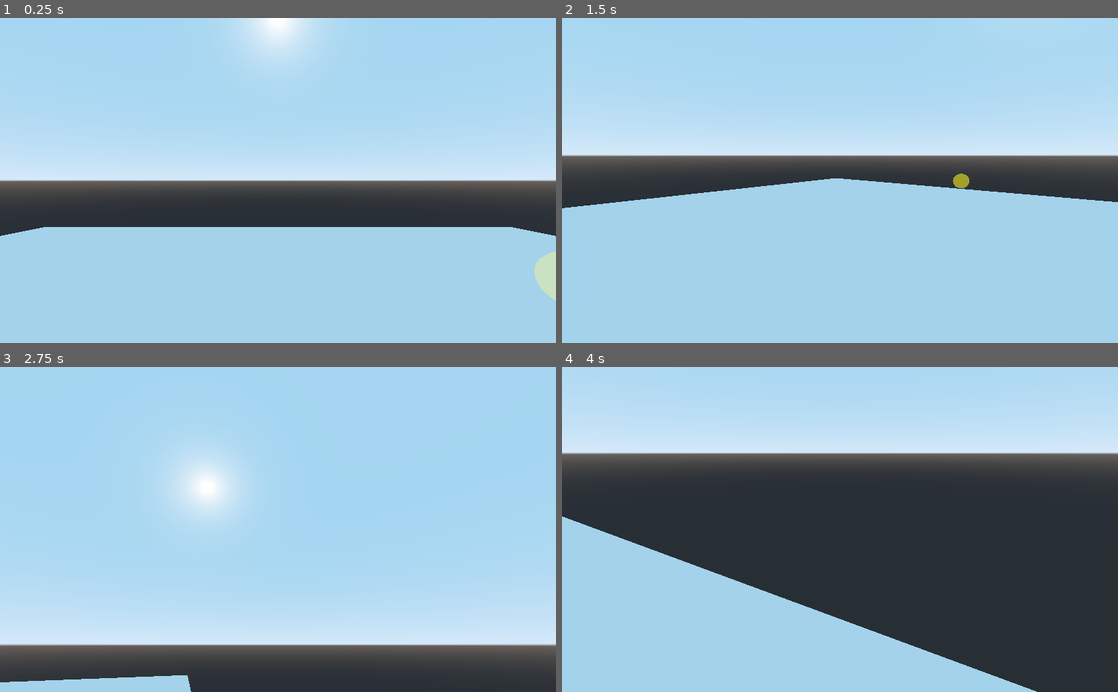
Above: before the commit, frames 1-4 (two rows, left to right).
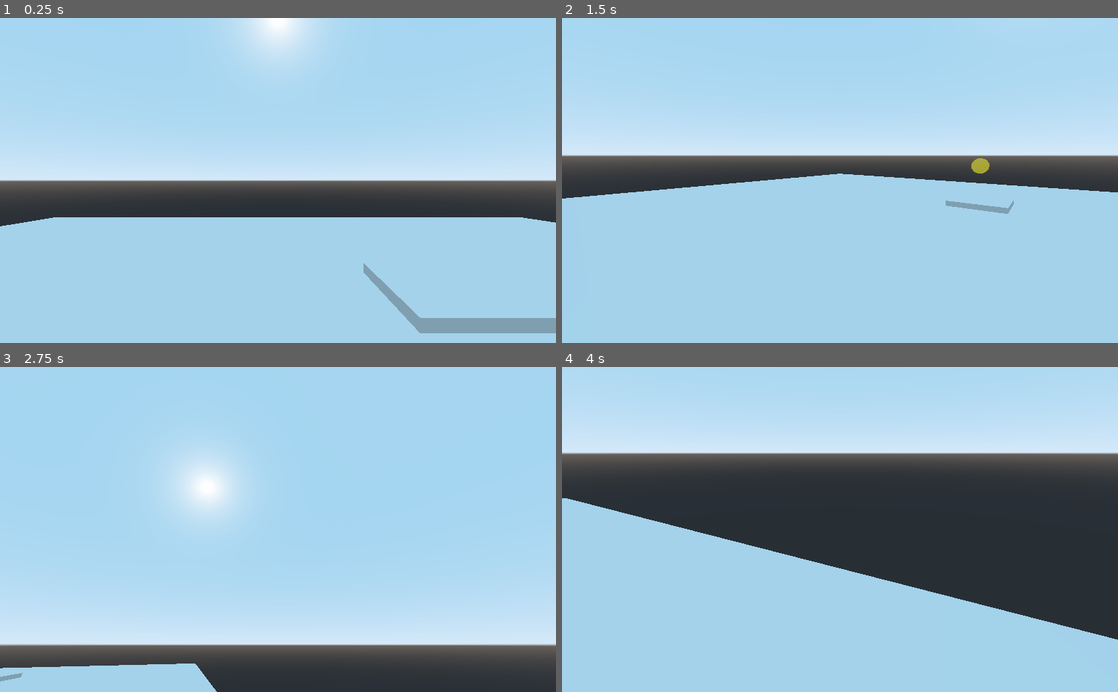
Above: after the commit, the same moments.

Repository: skarnl/godot--gwj31
Game: Godot game, scene res://screens/game/player_movement_test_world.tscn
Two runs of this game, one before a commit and one after it. Both use one fixed random seed, a clock stepped at 60 frames per second and the inputs below. This scene is started directly instead of the project's main scene.
Inputs (mouse positions are in pixels of both pictures, inside the frame that each line leads up to):
- Up to frame 1 (0.25 s): no input
- Up to frame 2 (1.5 s): tap Enter at 0.5 s; move the mouse to (962, 164) at 0.52 s; hold D (move_right) 0.53-1.28 s; hold E (interact) 0.53-1.28 s; move the mouse to (728, 196) at 1.27 s; hold S (move_backward) from 1.28 s (still down); tap E (interact) at 1.35 s
- Up to frame 3 (2.75 s): move the mouse to (333, 458) at 2.02 s; release S (move_backward) at 2.03 s; hold D (move_right) from 2.03 s (still down); hold E (interact) from 2.03 s (still down)
- Up to frame 4 (4 s): move the mouse to (812, 594) at 2.77 s; release D (move_right) at 2.78 s; release E (interact) at 2.78 s; hold W (move_forward) 2.78-3.53 s; tap E (interact) at 2.85 s; move the mouse to (1006, 578) at 3.52 s; hold A (move_left) from 3.53 s (still down); hold E (interact) from 3.53 s (still down)

The runs differ from the first frame. In frame 1, 5.0% of the frame differs, in the area x 0-100%, y 61-98%; in frame 2, 2.6%; in frame 3, 1.6%; in frame 4, 15%, in the area x 0-100%, y 40-100%.
Error before the commit: Invalid call. Nonexistent function 'interact' in base 'Nil'. (res://entities/player.gd:108)
Error after the commit: Invalid call. Nonexistent function 'interact' in base 'Nil'. (res://entities/player.gd:114)

Commit message:
Player now effected by gravity

Diff:
--- a/entities/player.gd
+++ b/entities/player.gd
@@ -4,12 +4,14 @@
 const GIMBAL_Y_MIN_ROTATION := -80
 const GIMBAL_Y_MAX_ROTATION := 80
 const MOUSE_DESENTIFIER := 1000
+const GRAVITY := 9.8
 
 enum States { IDLE, WALK, DIALOGUE }
 
 export var move_speed : Vector3
 
 var _direction := Vector3.ZERO
+var _velocity := Vector3.ZERO
 var _state : int = States.WALK
 var _last_focus : InteractableInterface
 
@@ -21,7 +23,7 @@
 
 
 func _physics_process(delta : float) -> void:
-	state_machine()
+	state_machine(delta)
 	interact_focus()
 
 
@@ -30,14 +32,14 @@
 	interact(event)
 
 
-func state_machine() -> void:
+func state_machine(delta : float) -> void:
 	match _state:
 		States.IDLE:
 			pass
 
 		States.WALK:
 			input_movement()
-			apply_movement()
+			apply_movement(delta)
 
 		States.DIALOGUE:
 			pass
@@ -70,8 +72,12 @@
 	_direction = _direction.normalized()
 
 
-func apply_movement() -> void:
-	move_and_slide(_direction * move_speed, Vector3.UP)
+func apply_movement(delta : float) -> void:
+	_velocity.x = _direction.x * move_speed.x
+	_velocity.z = _direction.z * move_speed.z
+	_velocity.y += (-GRAVITY * delta) * int(not is_on_floor())
+
+	move_and_slide(_velocity, Vector3.UP)
 
 
 func camera_movement(event : InputEvent) -> void:
--- a/screens/game/player_movement_test_world.tscn
+++ b/screens/game/player_movement_test_world.tscn
@@ -9,11 +9,17 @@
 [sub_resource type="ConcavePolygonShape" id=2]
 data = PoolVector3Array( 12.5, 0, 12.5, -12.5, 0, 12.5, 12.5, 0, -12.5, -12.5, 0, 12.5, -12.5, 0, -12.5, 12.5, 0, -12.5 )
 
+[sub_resource type="CubeMesh" id=4]
+
+[sub_resource type="ConcavePolygonShape" id=5]
+data = PoolVector3Array( -1, 1, 1, 1, 1, 1, -1, -1, 1, 1, 1, 1, 1, -1, 1, -1, -1, 1, 1, 1, -1, -1, 1, -1, 1, -1, -1, -1, 1, -1, -1, -1, -1, 1, -1, -1, 1, 1, 1, 1, 1, -1, 1, -1, 1, 1, 1, -1, 1, -1, -1, 1, -1, 1, -1, 1, -1, -1, 1, 1, -1, -1, -1, -1, 1, 1, -1, -1, 1, -1, -1, -1, 1, 1, 1, -1, 1, 1, 1, 1, -1, -1, 1, 1, -1, 1, -1, 1, 1, -1, -1, -1, 1, 1, -1, 1, -1, -1, -1, 1, -1, 1, 1, -1, -1, -1, -1, -1 )
+
 [sub_resource type="BoxShape" id=3]
 
 [node name="Spatial" type="Spatial"]
 
 [node name="Player" parent="." instance=ExtResource( 1 )]
+transform = Transform( 1, 0, 0, 0, 1, 0, 0, 0, 1, -0.531823, -0.467359, 0 )
 
 [node name="MeshInstance" type="MeshInstance" parent="."]
 transform = Transform( 1, 0, 0, 0, 1, 0, 0, 0, 1, 0, -2, 0 )
@@ -25,6 +31,16 @@
 [node name="CollisionShape" type="CollisionShape" parent="MeshInstance/StaticBody"]
 shape = SubResource( 2 )
 
+[node name="MeshInstance2" type="MeshInstance" parent="."]
+transform = Transform( 1, 0, 0, 0, 1, 0, 0, 0, 1, 2.30553, -2.79779, -4 )
+mesh = SubResource( 4 )
+material/0 = null
+
+[node name="StaticBody" type="StaticBody" parent="MeshInstance2"]
+
+[node name="CollisionShape" type="CollisionShape" parent="MeshInstance2/StaticBody"]
+shape = SubResource( 5 )
+
 [node name="InteractableInterface" parent="." instance=ExtResource( 2 )]
 transform = Transform( 1, 0, 0, 0, 1, 0, 0, 0, 1, 2.57468, -0.358128, -1.99753 )
 shape = SubResource( 3 )
Not shown: 1 places in screens/game/player_movement_test_world.tscn that only renumber resources
